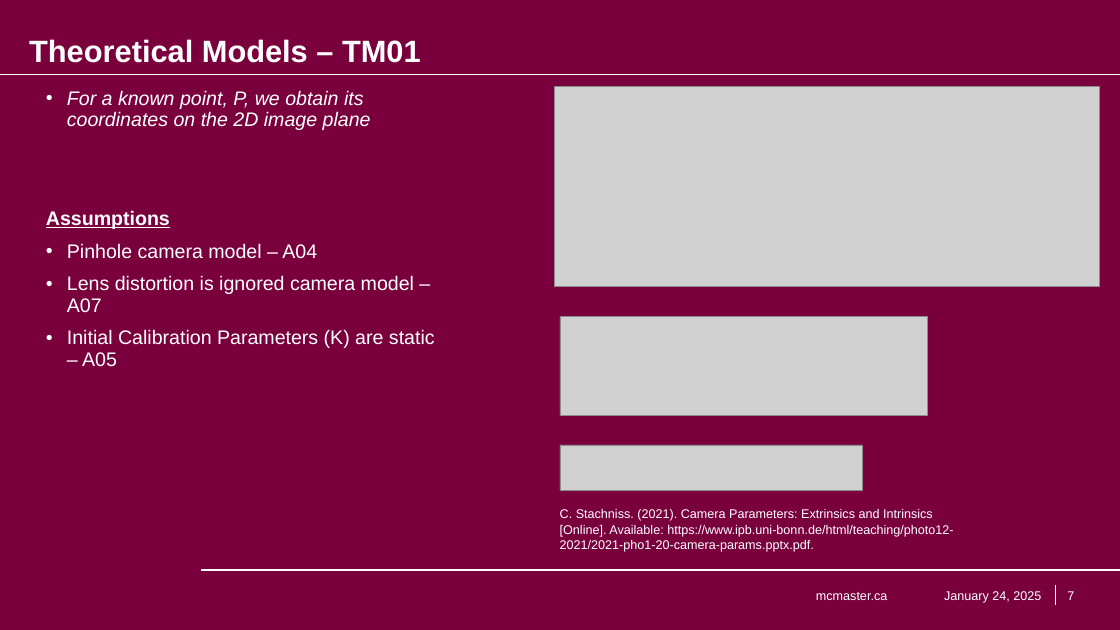
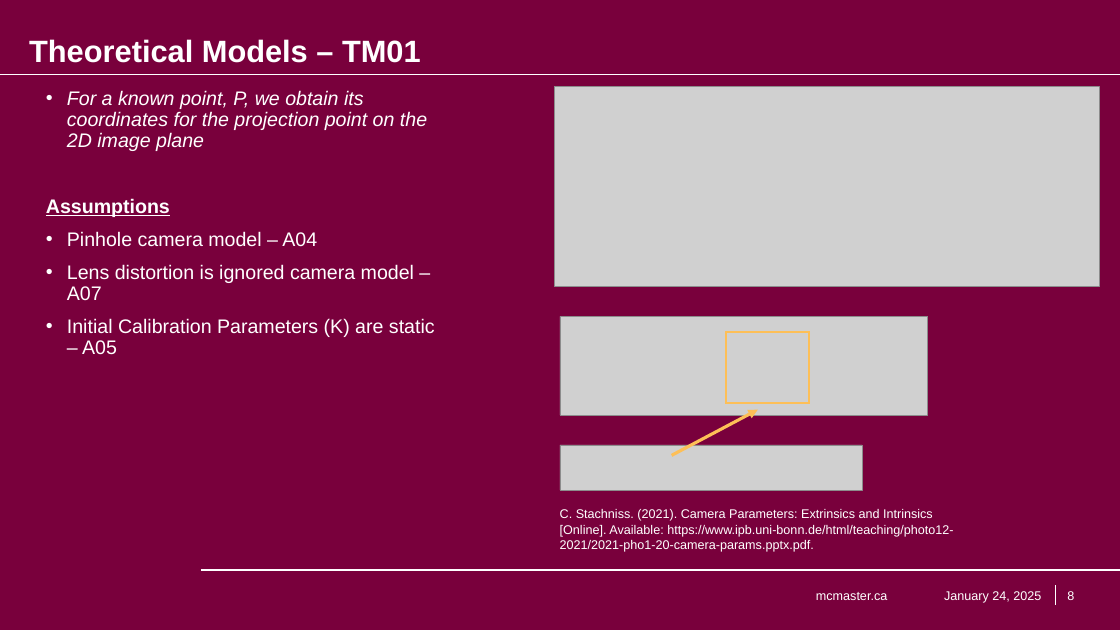
Before and after one commit to KiranSingh15/CAS-741-Image-Correspondences, a slide deck: slide 8 of docs/Presentations/SRS_Presentation/Kiran Singh - SRS Presentation - Image Feature Correspondences.pptx (slide 7 before the commit). Drawn at 1120x630 pixels with LibreOffice and Linux fonts; fonts in the diff are those of the drawing; grey boxes stand for pictures; background and template pictures are left out. Boxes give left, top, right and bottom in pixels: in the first picture for what was removed or moved away, otherwise in the second. Text is boxed around its words. In the diff, an @@ line names an element or a change of style, - is before the commit and + after.

```diff
--- a/docs/Presentations/SRS_Presentation/Kiran Singh - SRS Presentation - Image Feature Correspondences.pptx
+++ b/docs/Presentations/SRS_Presentation/Kiran Singh - SRS Presentation - Image Feature Correspondences.pptx
@@ text at box(67, 90, 427, 151): text changed @@
-• For a known point, P, we obtain its coordinates on the 2D image plane
+• For a known point, P, we obtain its coordinates for the projection point on the 2D image plane
@@ rectangle added at box(726, 332, 809, 403), outline #FDBF57 3 pt @@
@@ arrow added from (671, 456) to (758, 410), #FDBF57 4.5 pt @@
@@ page number at box(1067, 591, 1074, 600): text changed @@
-7
+8
```
Also in this commit, not shown: 11 other slides changed, 1 slide added.
